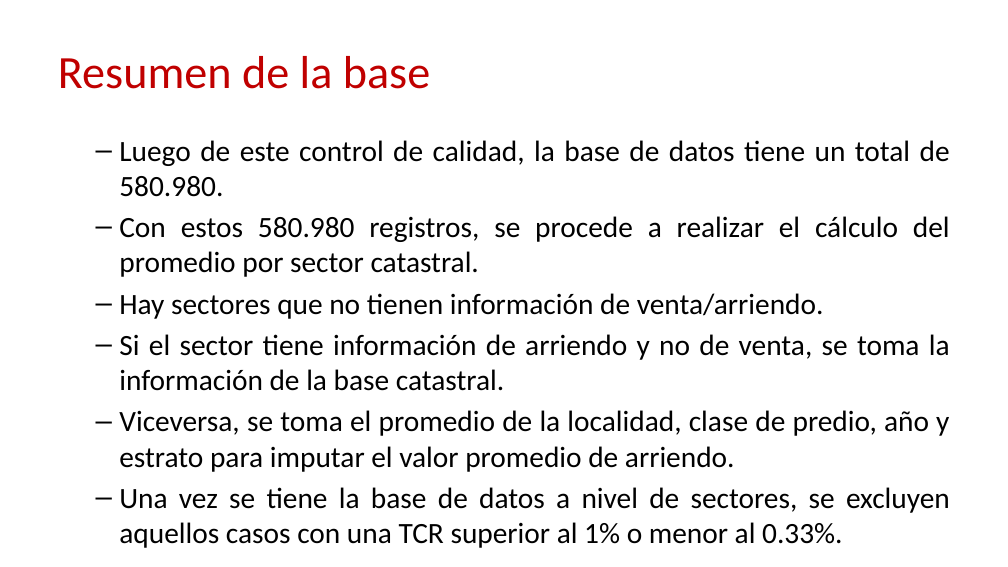
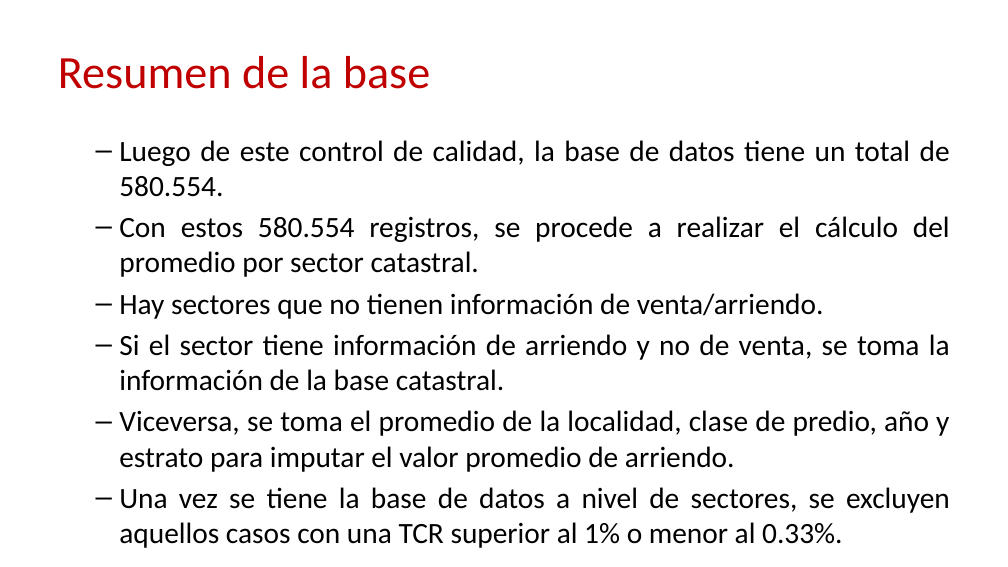
Before and after one commit to caavellanedag/210422_ESTUDIO_TASA_RENTA, a slide deck: slide 16 of reports/PRESENTACION_ESTUDIO_TASA_RENTA.pptx. Drawn at 1008x567 pixels with LibreOffice and Linux fonts; fonts in the diff are those of the drawing; background and template pictures are left out. Boxes give left, top, right and bottom in pixels: in the first picture for what was removed or moved away, otherwise in the second. Text is boxed around its words. In the diff, an @@ line names an element or a change of style, - is before the commit and + after.

```diff
--- a/reports/PRESENTACION_ESTUDIO_TASA_RENTA.pptx
+++ b/reports/PRESENTACION_ESTUDIO_TASA_RENTA.pptx
@@ text at (119, 140, 950, 277): text changed @@
-  – Luego de este control de calidad, la base de datos tiene un total de 580.980.
-  – Con estos 580.980 registros, se procede a realizar el cálculo del promedio por sector catastral.
+  – Luego de este control de calidad, la base de datos tiene un total de 580.554.
+  – Con estos 580.554 registros, se procede a realizar el cálculo del promedio por sector catastral.
```
Also in this commit, not shown: 4 other slides changed, 12 other files.
